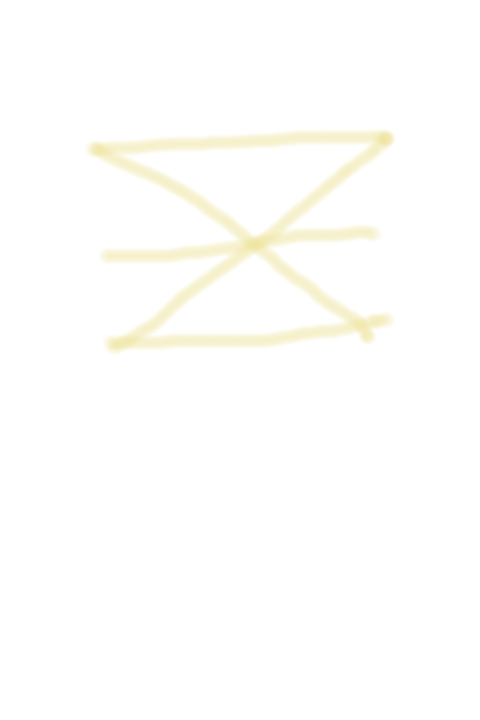
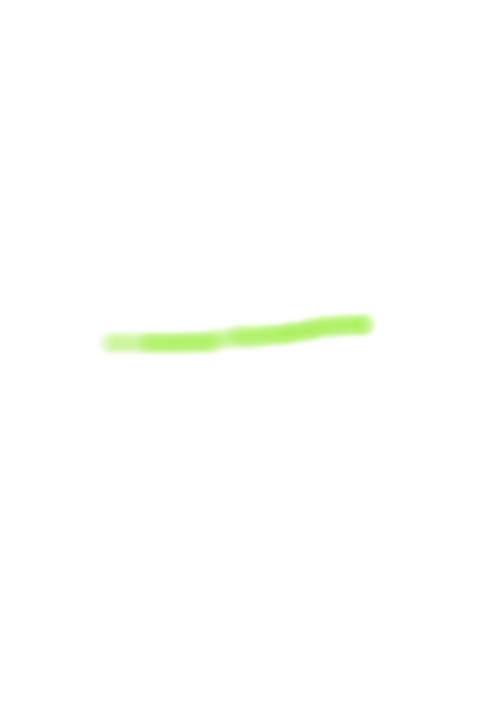
Comparing the layer stacks of the two 480 × 720 images. Changes:
added layer "WinningBottom" above "WinningMiddle" over [96, 311, 379, 357]
hid "PayoutFive" over [84, 128, 396, 357]
